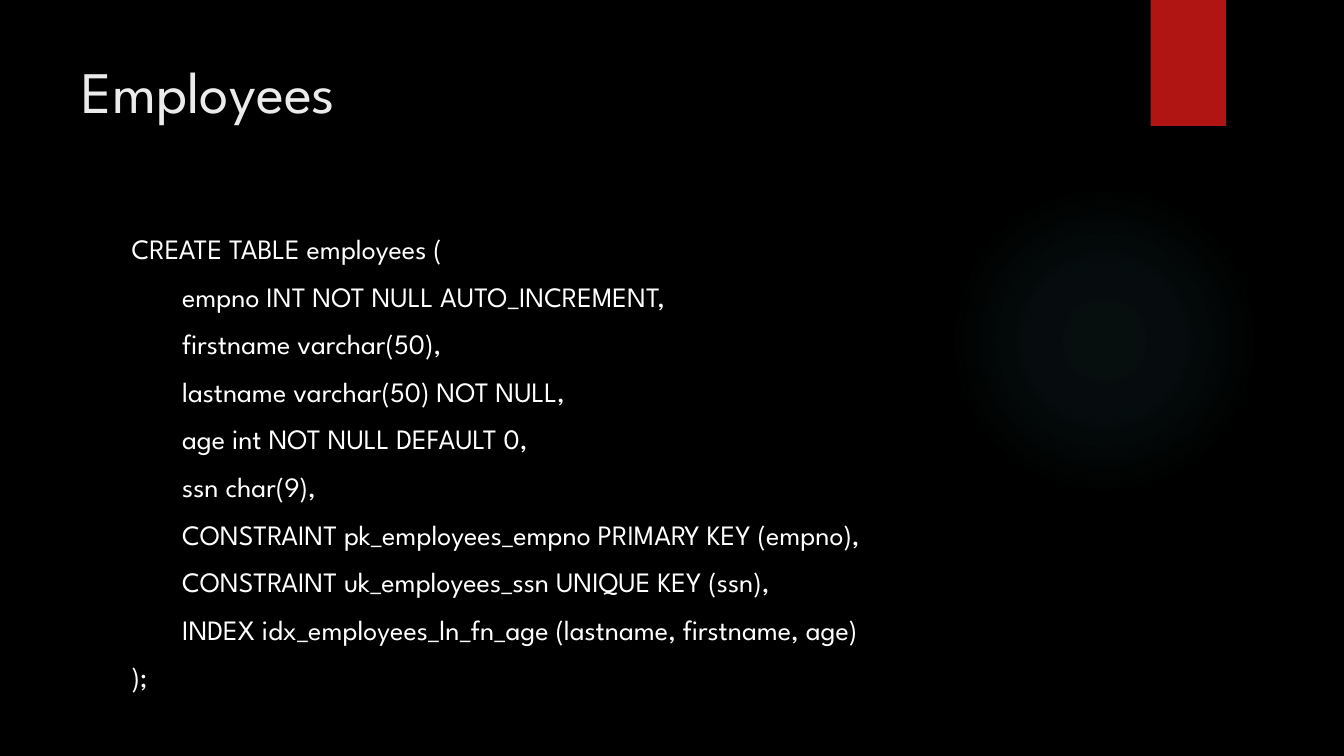
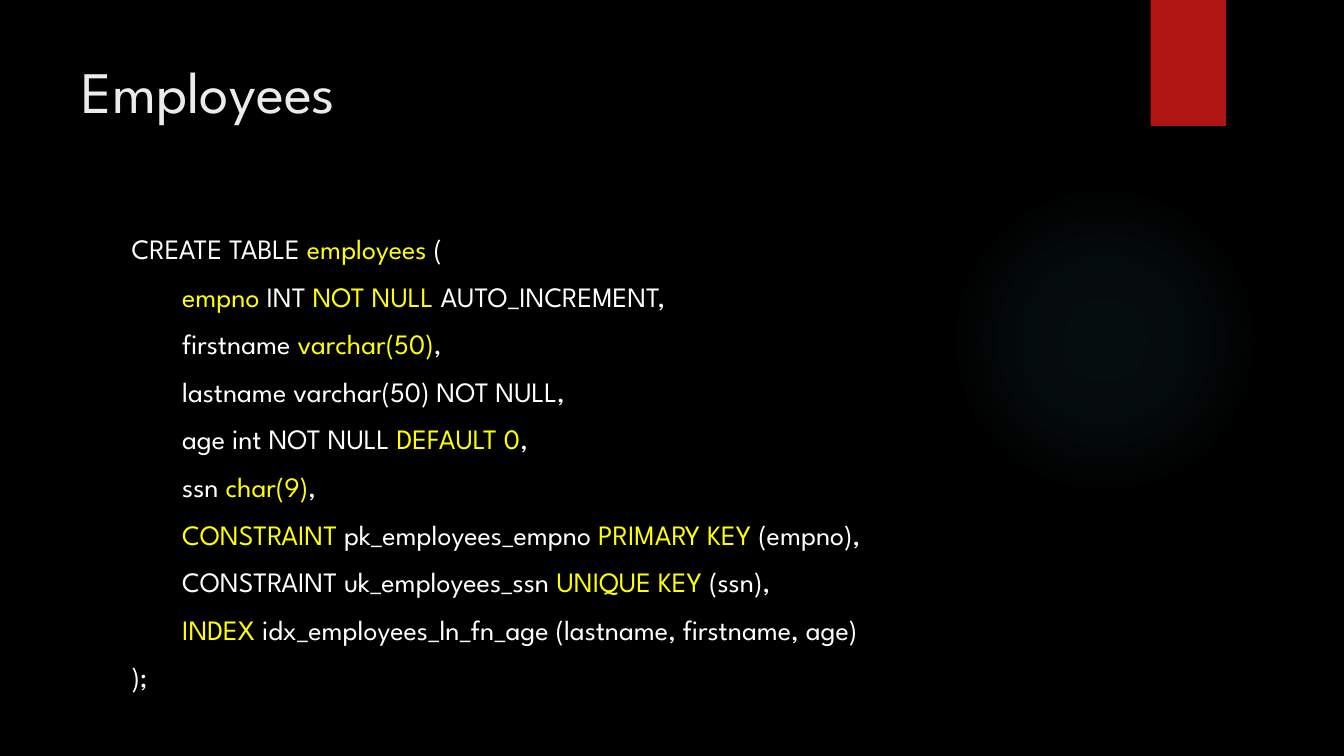
Before and after one commit to zedfoxus/database-bootcamp, a slide deck: slide 17 of Presentation/Database-Bootcamp-Presentation.pptx. Drawn at 1344x756 pixels with LibreOffice and Linux fonts; fonts in the diff are those of the drawing; background and template pictures are left out. Boxes give left, top, right and bottom in pixels: in the first picture for what was removed or moved away, otherwise in the second. Text is boxed around its words. In the diff, an @@ line names an element or a change of style, - is before the commit and + after.

```diff
--- a/Presentation/Database-Bootcamp-Presentation.pptx
+++ b/Presentation/Database-Bootcamp-Presentation.pptx
@@ text at (x1=132, y1=239, x2=860, y2=646): text colour #FFFFFF to #FFFF00 in "employees", "empno NOT NULL", "varchar(50),", "DEFAULT 0," and 4 more places @@
```
Also in this commit, not shown: 5 other slides changed, 4 slides added.
